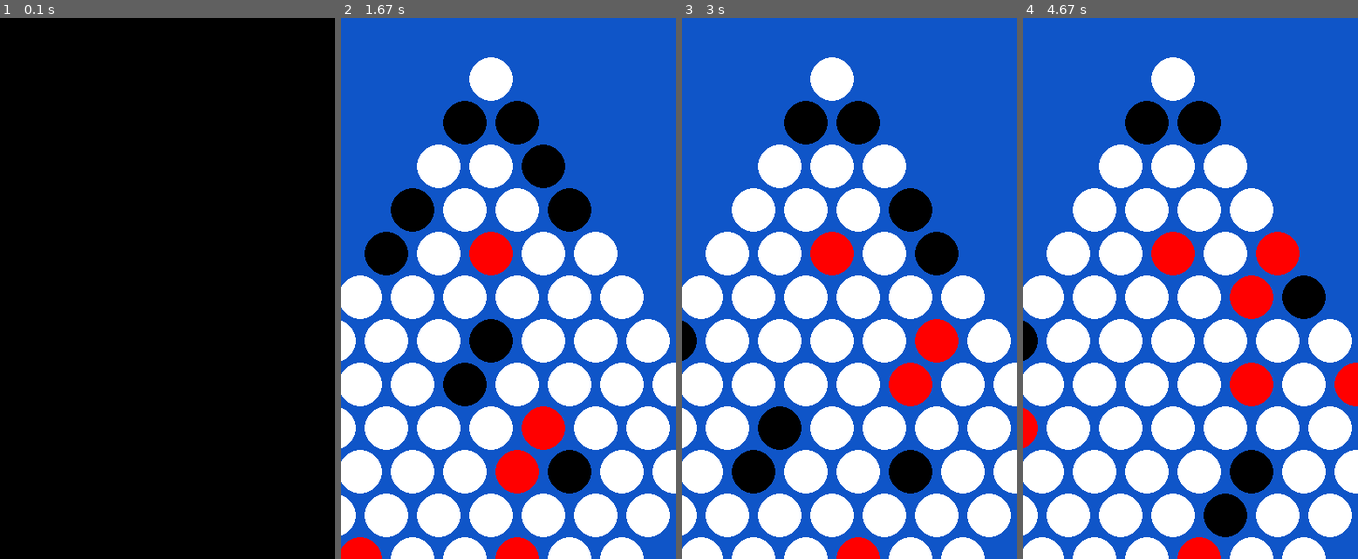
Above: before the commit, frames 1-4 (left to right).
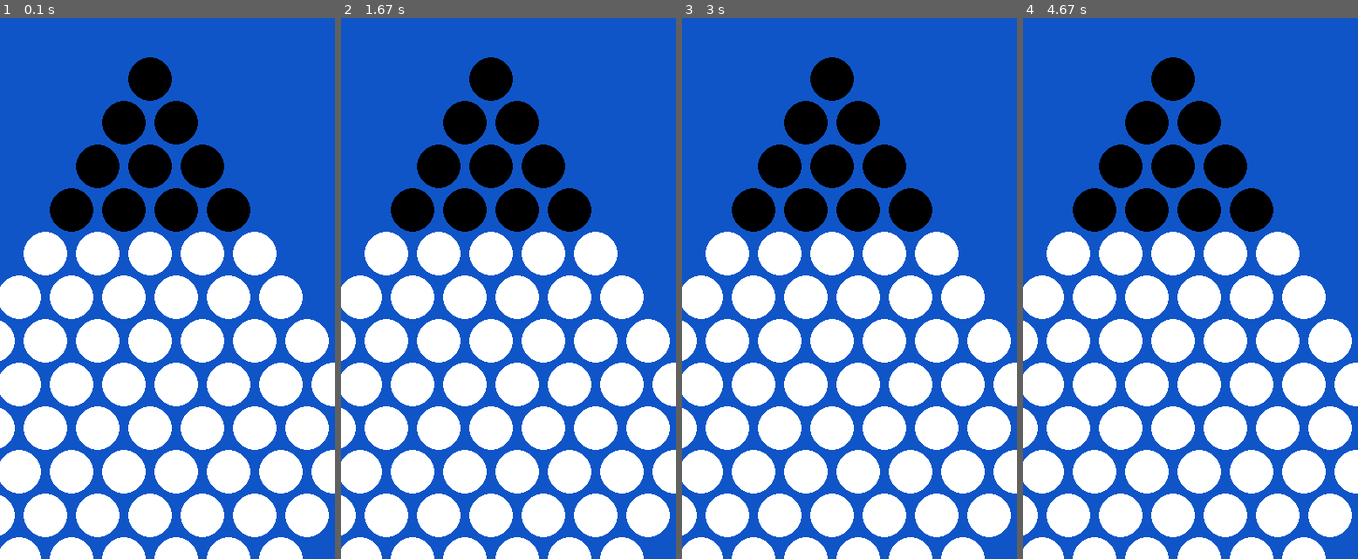
Above: after the commit, the same moments.

Repository: MaxMaiche/L3IAProjet
Game: pygame game, started from pygameGUI.py
Two runs of this game, one before a commit and one after it. Both use one fixed random seed, a clock stepped at 60 frames per second and the inputs below.
Inputs (mouse positions are in pixels of both pictures, inside the frame that each line leads up to):
- Up to frame 1 (0.1 s): no input
- Up to frame 2 (1.67 s): click (508, 288) at 0.38 s
- Up to frame 3 (3 s): no input
- Up to frame 4 (4.67 s): no input

The runs differ from the first frame. In frame 1, 92% of the frame differs, in the area x 0-100%, y 0-100%; in frame 2, 10%; in frame 3, 12%; in frame 4, 13%.

Commit message:
update isFinished

Diff:
--- a/game.py
+++ b/game.py
@@ -213,21 +213,14 @@
             print(chaine)
 
     def isFinished(self)->bool:
-        endAgent = True
-        for y in range(4):
-            for x in range(5+y, 9):
-                if self.getNode(x,y).value != 2:
-                    endAgent = False
-                    break
-
-        endJoueur = True
-        for x in range(4):
-            for y in range(5+x, 9):
-                if self.getNode(x,y).value != 1:
-                    endJoueur = False
-                    break
-
-        self.end = endJoueur or endAgent
+        if self.joueur1.score == 140:
+            self.end == True
+            return True
+
+        if self.joueur2.score == 20:
+            self.end = True
+            return True
+
         return self.end
 
 def sanityCheck(game:Game):
@@ -260,6 +253,6 @@
 
 
 if __name__ == "__main__":
-    g = Game()
+    g = Game(0,0)
     g.print()
     sanityCheck(g)
--- a/pygameGUI.py
+++ b/pygameGUI.py
@@ -155,5 +155,5 @@
     pygame.quit()
 
 if __name__ == "__main__":
-    game = game.Game(2,2) #0 = joueur, 1 = random, 2 = greedy
+    game = game.Game(0,2) #0 = joueur, 1 = random, 2 = greedy
     main(game)
